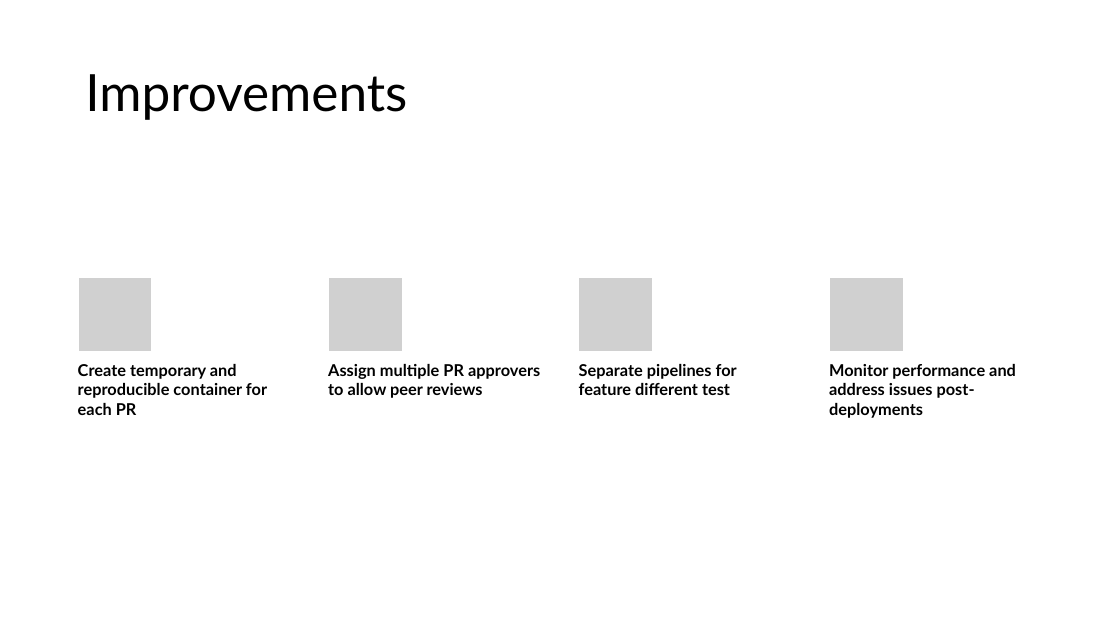
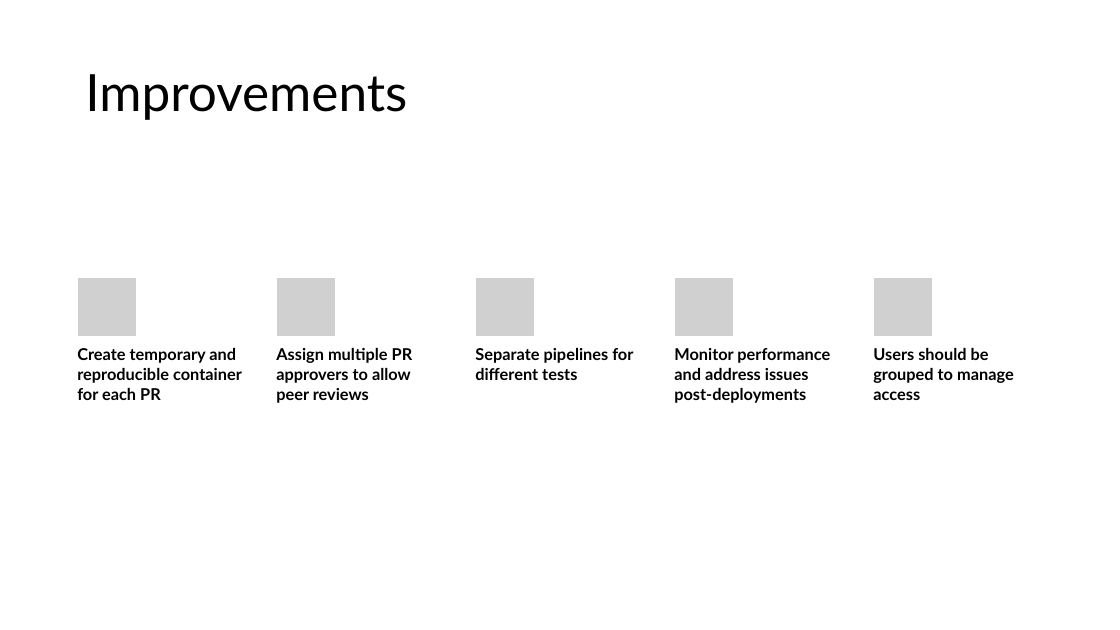
Before and after one commit to weizhe-sha/webapp-cicd-pipeline, a slide deck: slide 6 of Presentation.pptx. Drawn at 1120x630 pixels with LibreOffice and Linux fonts; fonts in the diff are those of the drawing; grey boxes stand for pictures. Boxes give left, top, right and bottom in pixels: in the first picture for what was removed or moved away, otherwise in the second. Text is boxed around its words. In the diff, an @@ line names an element or a change of style, - is before the commit and + after.

Commit message:
test

```diff
--- a/Presentation.pptx
+++ b/Presentation.pptx
@@ picture resized from (x1=78, y1=278, x2=153, y2=353) to (x1=77, y1=278, x2=137, y2=338) @@
@@ picture removed at (x1=329, y1=278, x2=403, y2=353) @@
@@ picture resized from (x1=579, y1=278, x2=654, y2=353) to (x1=476, y1=278, x2=535, y2=338) @@
@@ picture removed at (x1=829, y1=278, x2=904, y2=353) @@
@@ text "Create temporary and reproducible container ..." rewrapped from (x1=78, y1=364, x2=267, y2=415) to (x1=77, y1=348, x2=242, y2=400) @@
@@ text "Assign multiple PR approvers to ..." rewrapped from (x1=328, y1=364, x2=540, y2=398) to (x1=276, y1=348, x2=413, y2=403) @@
@@ text at (x1=475, y1=348, x2=633, y2=380): text changed @@
-Separate pipelines for feature different test
+Separate pipelines for different tests
@@ text "Monitor performance and address issues ..." rewrapped from (x1=829, y1=364, x2=1016, y2=418) to (x1=674, y1=348, x2=830, y2=403) @@
@@ group added at (x1=276, y1=278, x2=1014, y2=400): 3 pictures, 1 text @@
+Users should be grouped to manage access
```
